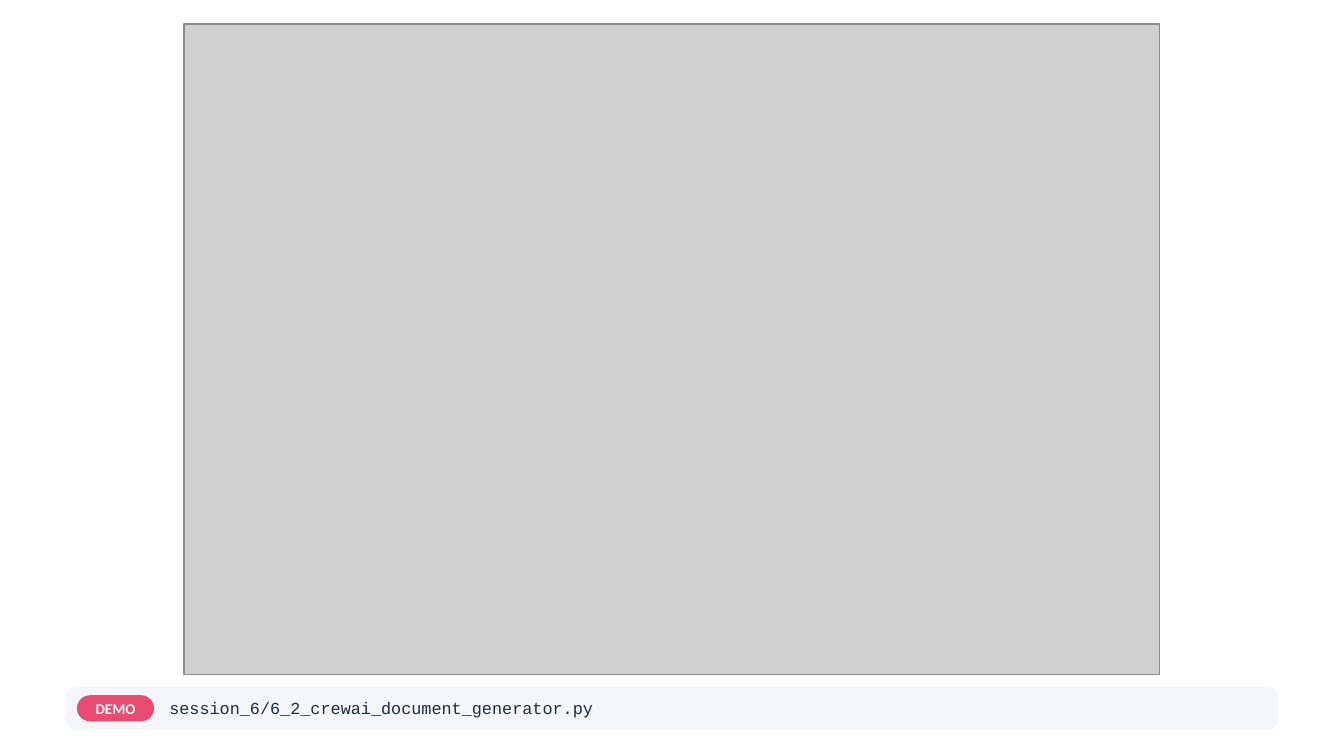
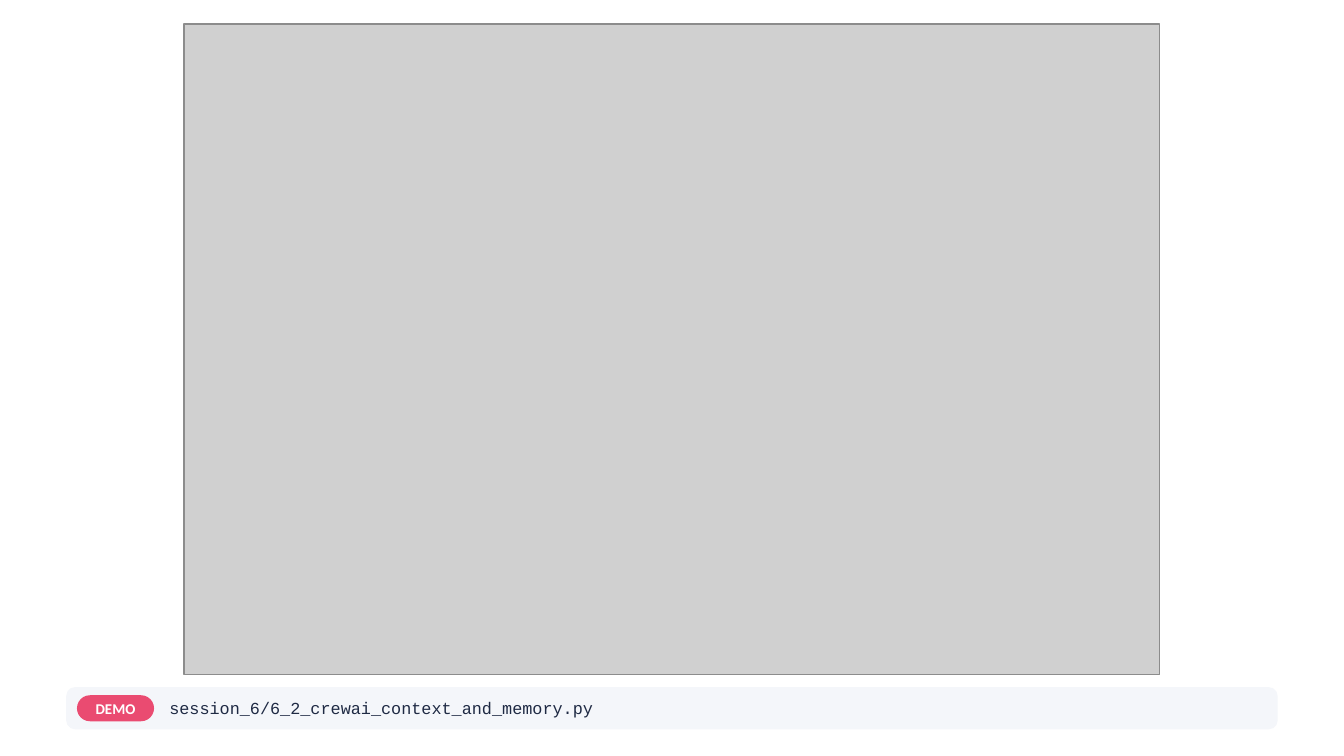
Before and after one commit to atulkahatecdac/agenticai, a slide deck: slide 90 of 16_PGP-Agentic/PGP_Agentic_AI.pptx (slide 92 before the commit). Drawn at 1344x756 pixels with LibreOffice and Linux fonts; fonts in the diff are those of the drawing; grey boxes stand for pictures. Boxes give left, top, right and bottom in pixels: in the first picture for what was removed or moved away, otherwise in the second. Text is boxed around its words. In the diff, an @@ line names an element or a change of style, - is before the commit and + after.

```diff
--- a/16_PGP-Agentic/PGP_Agentic_AI.pptx
+++ b/16_PGP-Agentic/PGP_Agentic_AI.pptx
@@ text at (169, 702, 593, 718): text changed @@
-session_6/6_2_crewai_document_generator.py
+session_6/6_2_crewai_context_and_memory.py
```
Also in this commit, not shown: 9 other slides changed, 1 slide added, 3 slides removed, 6 other files.
